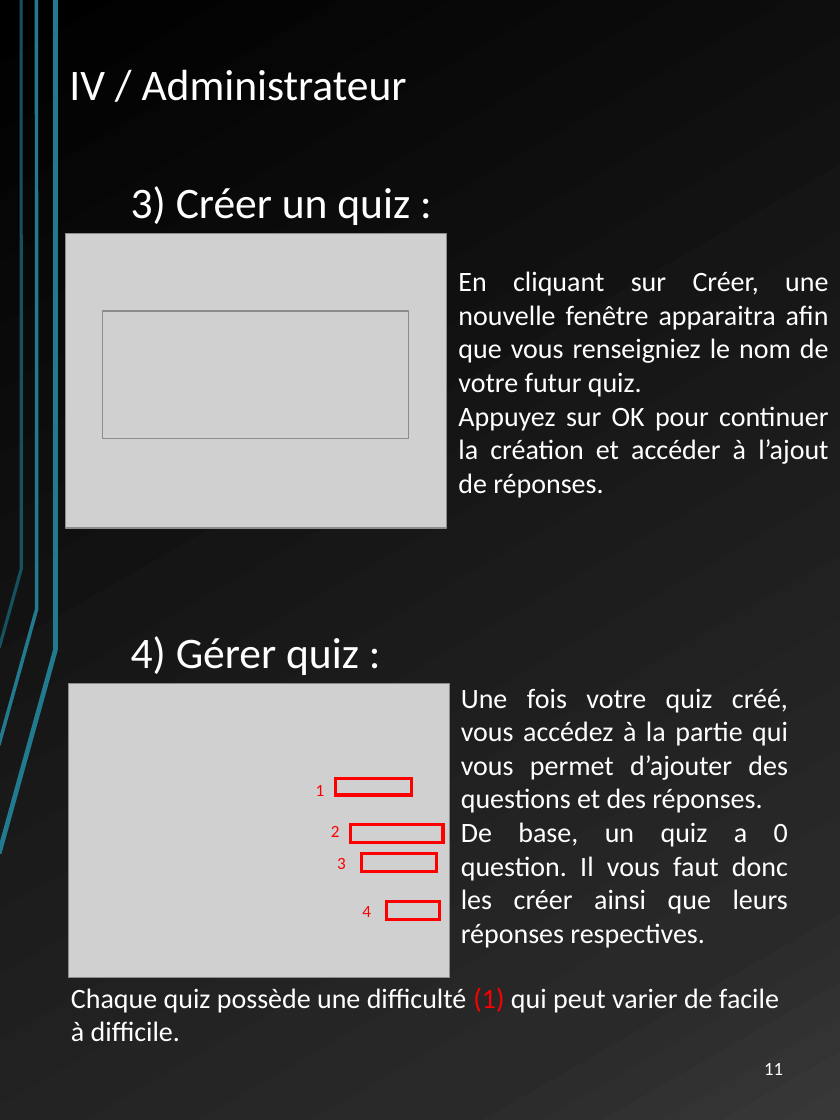
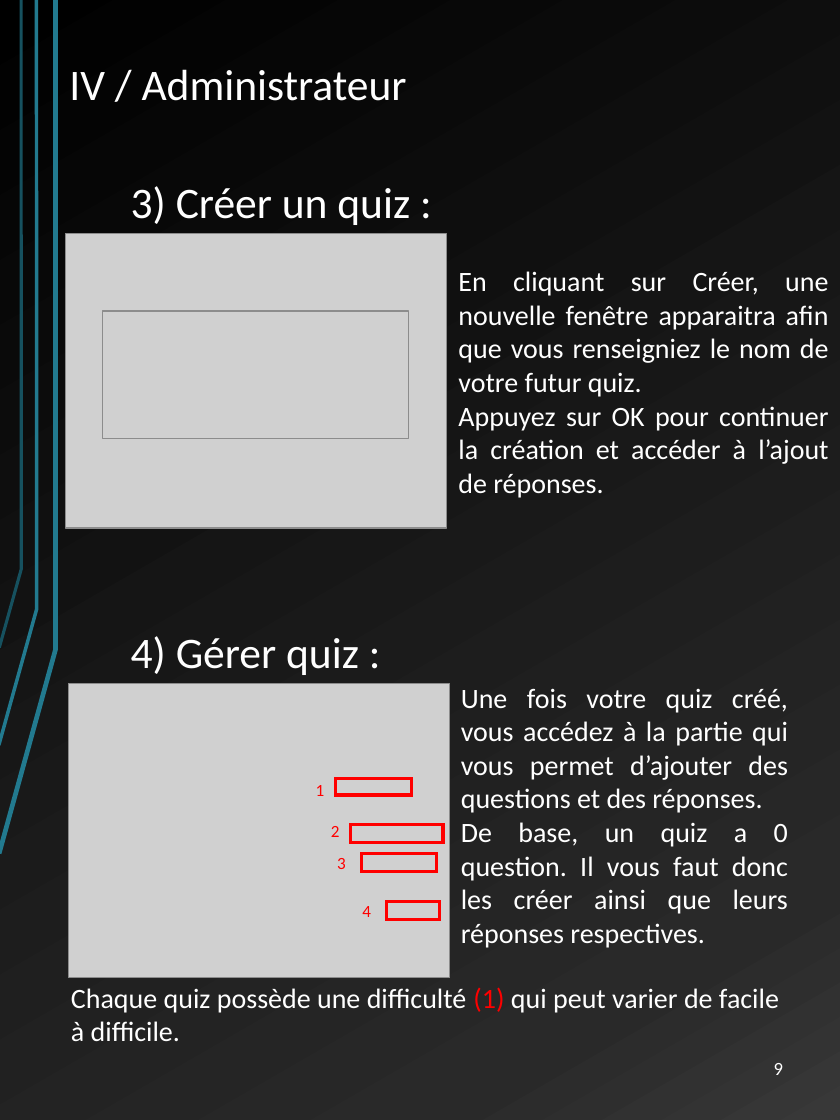
Before and after one commit to LordAlbas/warquiz, a slide deck: slide 11 of Docs/manuel utilisateur WQ.pptx. Drawn at 840x1120 pixels with LibreOffice and Linux fonts; fonts in the diff are those of the drawing; grey boxes stand for pictures. Boxes give left, top, right and bottom in pixels: in the first picture for what was removed or moved away, otherwise in the second. Text is boxed around its words. In the diff, an @@ line names an element or a change of style, - is before the commit and + after.

```diff
--- a/Docs/manuel utilisateur WQ.pptx
+++ b/Docs/manuel utilisateur WQ.pptx
@@ text at (x1=774, y1=1063, x2=783, y2=1075): text changed @@
-11
+9
```
Also in this commit, not shown: 12 other slides changed.
